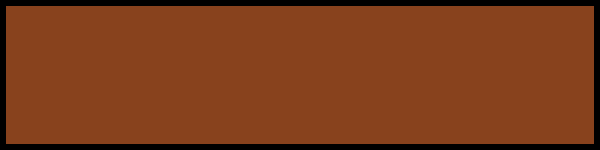
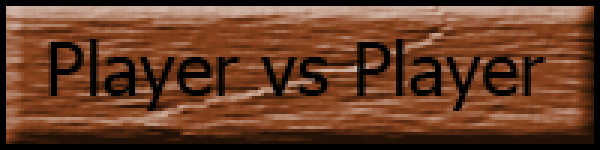
The second 600×150 image is a revision of the first. Changes to its layers:
added layer "Player vs Player" above "Calque 1" over <box>48,39,546,111</box>
